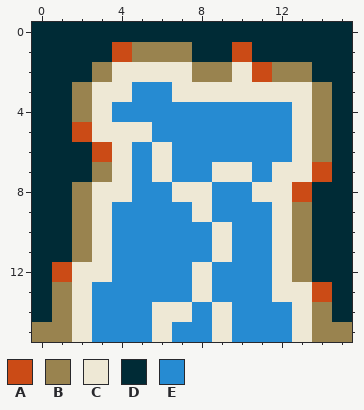
Pixel-art file, stored at ProjectMicro/Assets/Art/Tiles/Water_S.aseprite. The picture above is the old version.
16x16 pixels, 1 frame.
Palette (. is transparent): A #cb4b16  B #99834f  C #eee8d5  D #002b36  E #268bd2
After the commit:
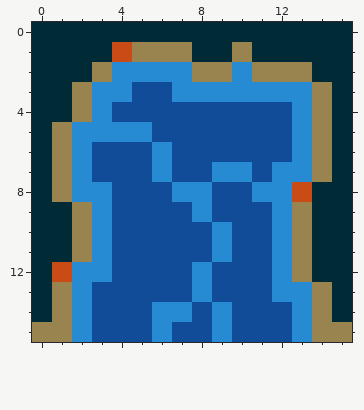
Difference:
colour C: #eee8d5 -> #268bd2
colour E: #268bd2 -> #114c99
y 1: x 10 A -> B
y 2: x 11 A -> B
y 5: x 1..2 DA -> BC
y 6: x 1..4 DDAC -> BCEE
y 7: x 1..4 DDBC -> BCEE; x 14 A -> B
y 8: x 1..2 DB -> BC; x 4 C -> E
y 13: x 14 A -> B
